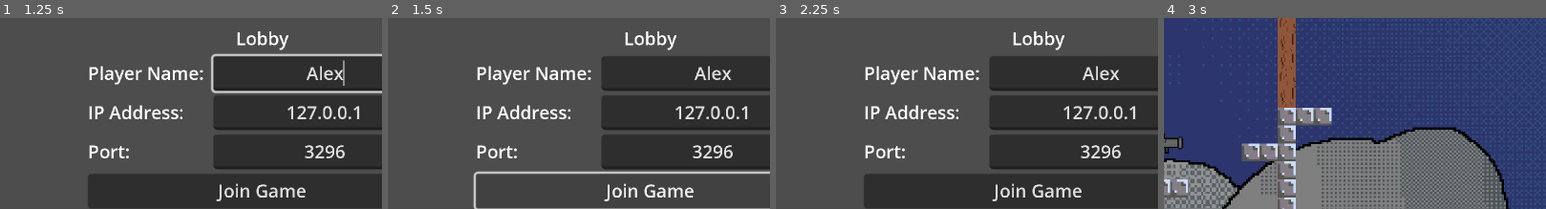
Above: before the commit, frames 1-4 (left to right).
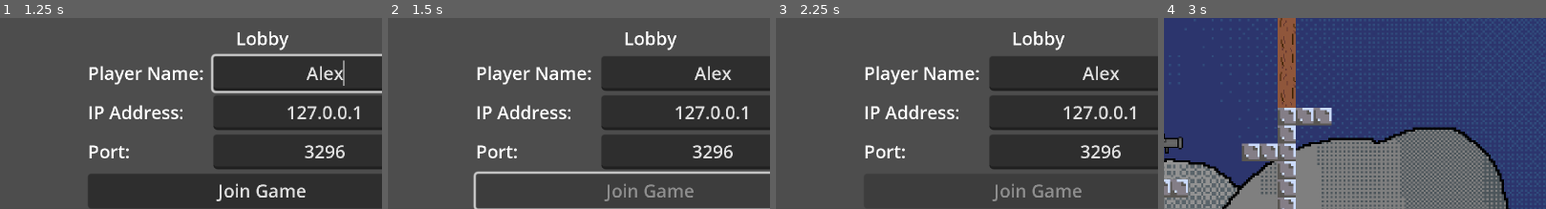
Above: after the commit, the same moments.

Repository: Flipfloppm/jump-n-gun
Game: Godot game, scene res://ClientLobby/lobby.tscn
The game is run twice, just before and just after one commit, with the same random seed, the same clock (stepped at 60 frames per second) and the same inputs. This scene is started directly instead of the project's main scene.
Inputs (mouse positions are % of the whole screen's width and height, from its top left):
- Up to frame 1 (1.25 s): click (58, 33) at 0.52 s; type "Alex" at 0.6 s
- Up to frame 2 (1.5 s): click "Join Game" at 1.25 s
- Up to frame 3 (2.25 s): click "Host Game" at 2 s
- Up to frame 4 (3 s): click "Start Game" at 2.75 s
The pictures show only the part of the screen within x 16-66%, y 19-69%; the shares and areas given below are measured in that part.

Frame 1 is identical in both runs. In frame 2, 0.7% of the frame differs, in the area x 56-80%, y 86-96%; in frame 3, 0.6%; in frame 4, nothing differs.
Error before the commit: Invalid access to property or key '0' on a base object of type 'Nil'. (res://ClientLobby/lobby.gd:26)
Error after the commit: Invalid access to property or key '0' on a base object of type 'Nil'. (res://ClientLobby/lobby.gd:27)

Commit message:
Make Hosting IP address show up on IP text box
Now we verified that the IP can be accessible by two different
computers. And the hosting IP will display in the text box once
a player clicks host, so they know what IP to send to other player
NOTE: must be on the same WIFI.

Diff:
--- a/ClientLobby/lobby.gd
+++ b/ClientLobby/lobby.gd
@@ -5,6 +5,7 @@
 @onready var selected_IP = $CenterContainer/VBoxContainer/GridContainer/IPEdit
 @onready var selected_port = $CenterContainer/VBoxContainer/GridContainer/PortEdit
 @onready var joinBtn = $CenterContainer/VBoxContainer/JoinBtn
+@onready var hostBtn = $CenterContainer/VBoxContainer/Server/HostGame
 
 # Called when the node enters the scene tree for the first time.
 func _ready():
@@ -26,6 +27,7 @@
 	selected_port.text = str(host_info[0])
 	selected_IP.text = str(host_info[1])
 	joinBtn.disabled = true
+	hostBtn.disabled = true
 	register_player_info(player_name.text, multiplayer.get_unique_id())
 
 func _on_join_btn_pressed():
@@ -33,6 +35,7 @@
 	var peer = ENetMultiplayerPeer.new()
 	peer.create_client(selected_IP.text, int(selected_port.text))
 	multiplayer.set_multiplayer_peer(peer)
+	joinBtn.disabled = true
 
 func _on_start_game_btn_pressed():
 	start_game.rpc() # everybody will be notified to call their own start_game method
--- a/Server/server.gd
+++ b/Server/server.gd
@@ -24,7 +24,15 @@
 		print("cannot host:" + str(err))
 		return
 	multiplayer.set_multiplayer_peer(server_peer)
-	print("started server at: " + str(IP.get_local_addresses()))
+	#print("started server at: " + str(IP.get_local_interfaces()))
+	var interfaces = IP.get_local_interfaces()
+	print("Started server: ")
+	print(interfaces)
+	for interface in interfaces:
+		if interface.has("name"):
+			if interface["name"] == "en0":
+				SELECTED_IP = interface["addresses"][-1]
+				break
 	return [SELECTED_PORT, SELECTED_IP]
 
 # this gets called on both the server and client when someone connects
Not shown: 1 places in Characters/player.tscn that only renumber resources
Not shown: 1 places in Levels/tutorial_level.tscn that only renumber resources
